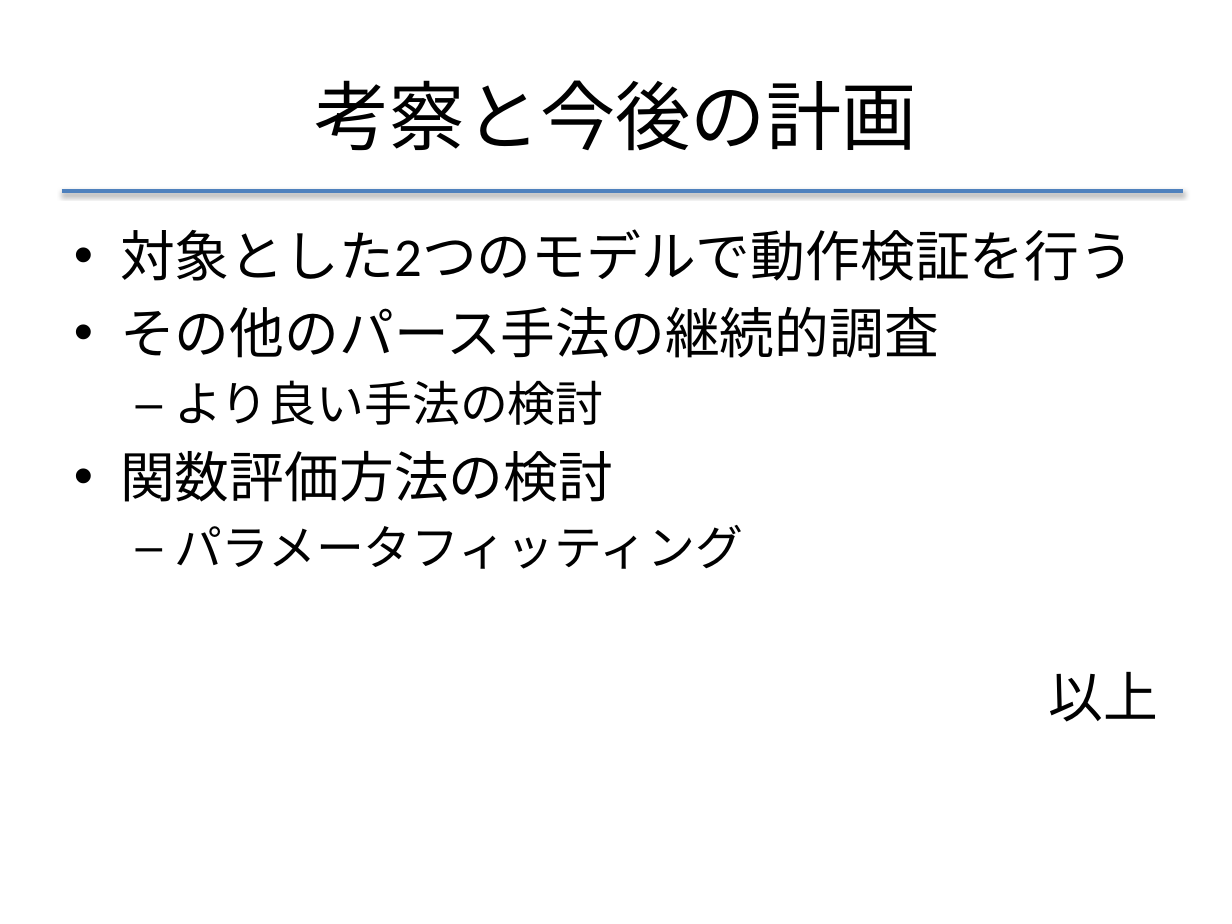
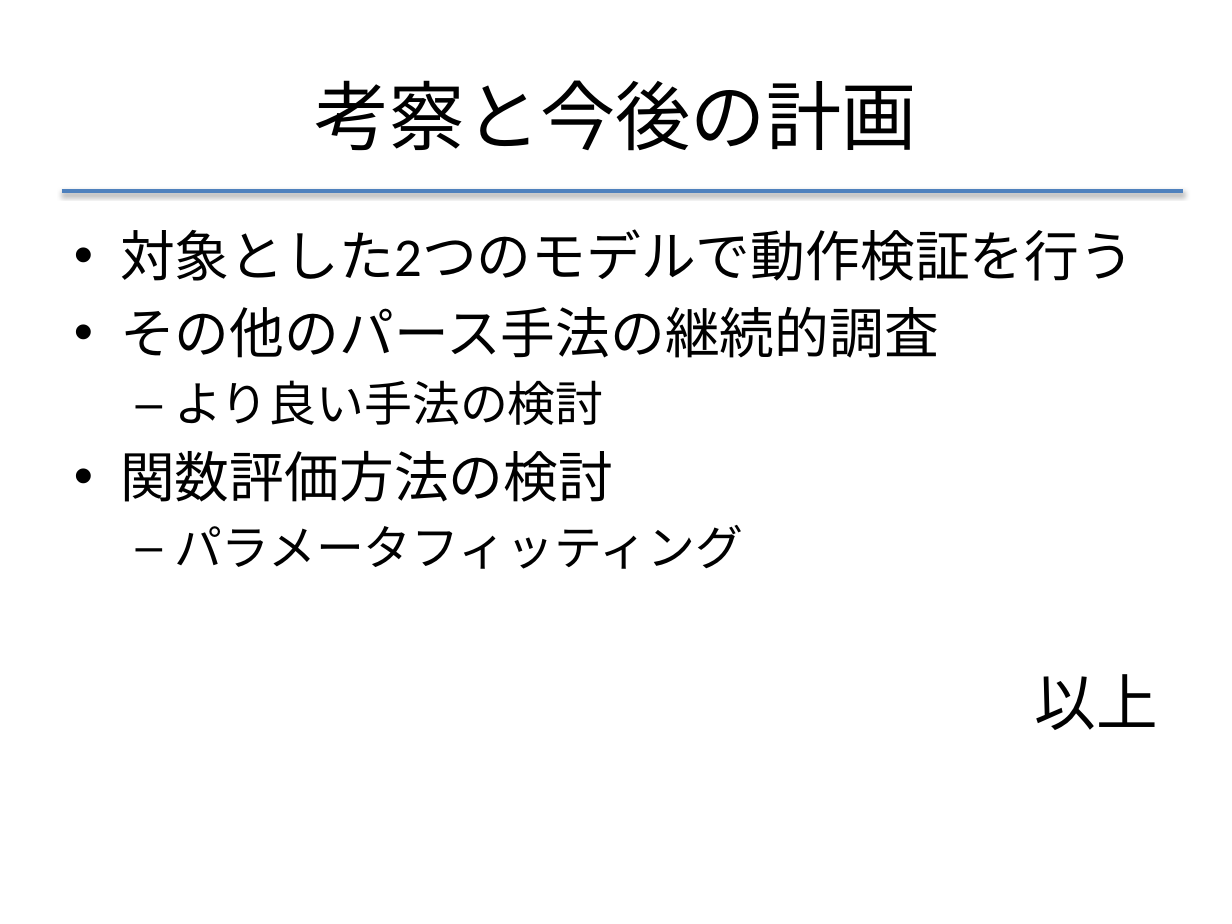
Before and after one commit to f-akazawa/akaz_uecdevelop, a slide deck: slide 19 of doc/中間発表資料.pptx (slide 21 before the commit). Drawn at 1232x924 pixels with LibreOffice and Linux fonts; fonts in the diff are those of the drawing. Boxes give left, top, right and bottom in pixels: in the first picture for what was removed or moved away, otherwise in the second. Text is boxed around its words. In the diff, an @@ line names an element or a change of style, - is before the commit and + after.

```diff
--- a/doc/中間発表資料.pptx
+++ b/doc/中間発表資料.pptx
@@ text at box(1035, 674, 1158, 730): size 32 to 36 pt in "以上" @@
```
Also in this commit, not shown: 5 other slides changed, 1 slide added, 1 slide removed.
